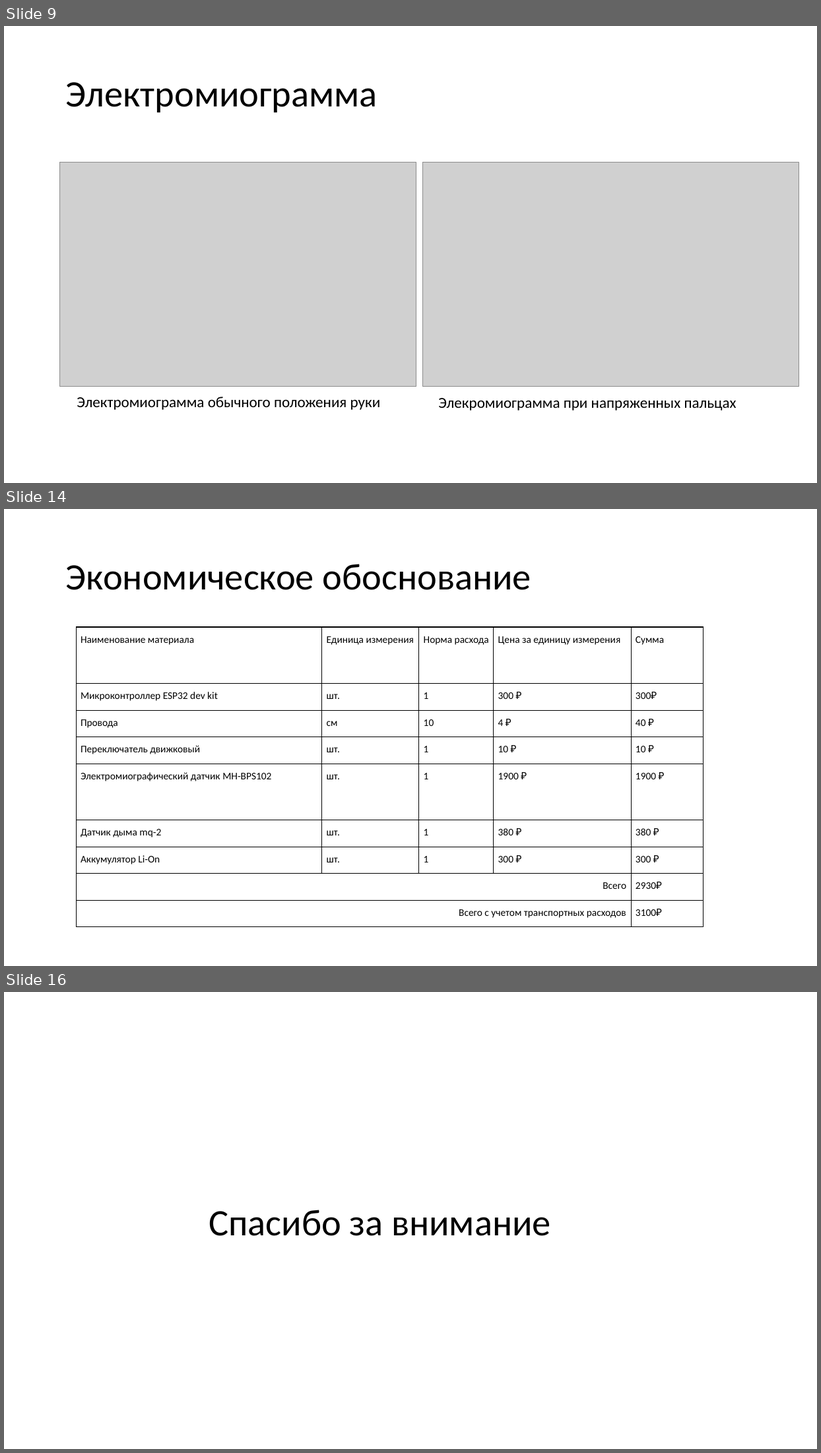
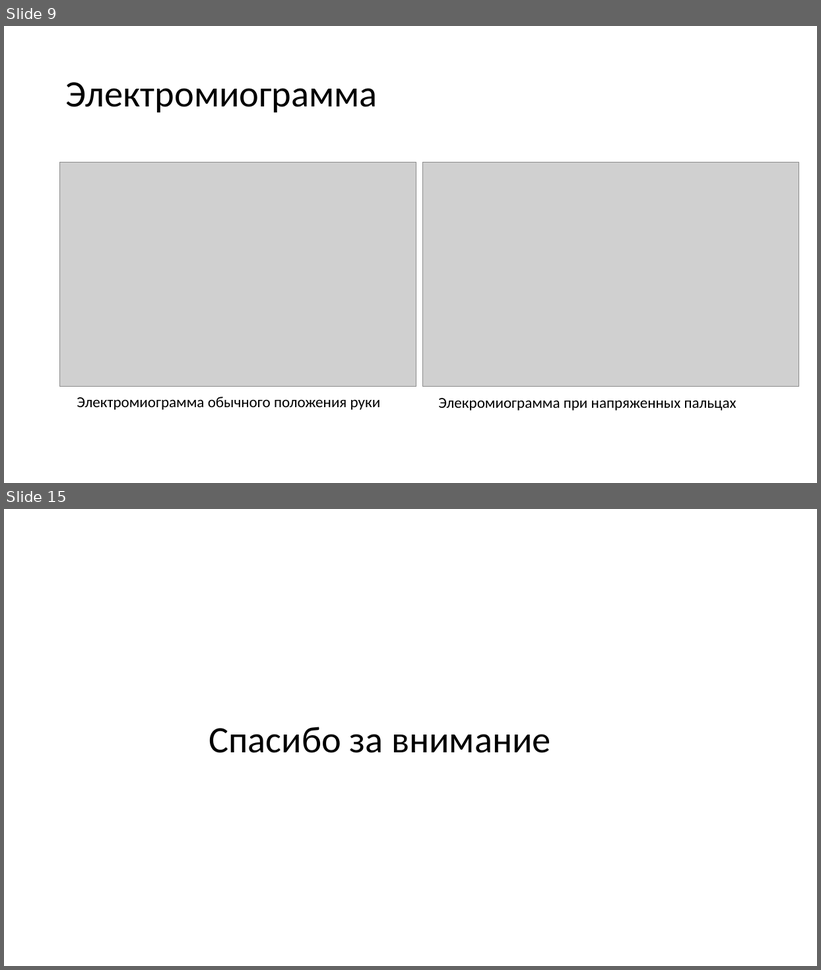
Before and after one commit to pepellsd/diplom, a slide deck: presentation.pptx. Shown one above the other, each under a label of ours: slides 9, 14 and 16 before the commit, slides 9 and 15 after it; the slides between them are not shown. The pictures are 821x1453 and 821x970 pixels, drawn with LibreOffice and Linux fonts; fonts in the diff are those of the drawing; grey boxes stand for pictures. Boxes give left, top, right and bottom in pixels: in the first picture for what was removed or moved away, otherwise in the second. Text is boxed around its words. In the diff, an @@ line names an element or a change of style, - is before the commit and + after.

```diff
--- a/presentation.pptx
+++ b/presentation.pptx
@@ slide 14 removed at bbox=[4, 509, 817, 966], background #FFFFFF @@
@@ title removed at bbox=[66, 564, 531, 590] @@
-Экономическое обоснование
@@ table removed at bbox=[76, 627, 702, 927], 9 rows, 5 columns @@
-Наименование материала | Единица измерения | Норма расхода | Цена за единицу измерения | Сумма
-Микроконтроллер ESP32 dev kit | шт. | 1 | 300 ₽ | 300₽
-Провода | см | 10 | 4 ₽ | 40 ₽
-Переключатель движковый | шт. | 1 | 10 ₽ | 10 ₽
-Электромиографический датчик MH-BPS102 | шт. | 1 | 1900 ₽ | 1900 ₽
-Датчик дыма mq-2 | шт. | 1 | 380 ₽ | 380 ₽
-Аккумулятор Li-On | шт. | 1 | 300 ₽ | 300 ₽
-Всего |  |  |  | 2930₽
-Всего с учетом транспортных расходов |  |  |  | 3100₽
@@ what was slide 16 is now slide 15 @@
```
Also in this commit, not shown: 7 slides changed, 3 slides added, 3 other slides removed.
